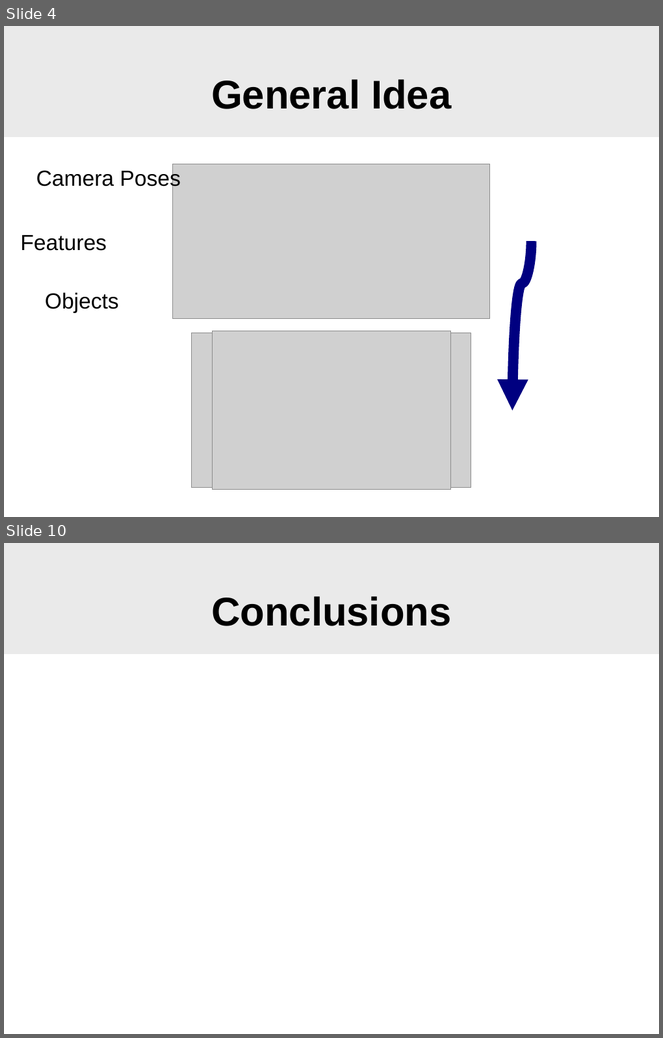
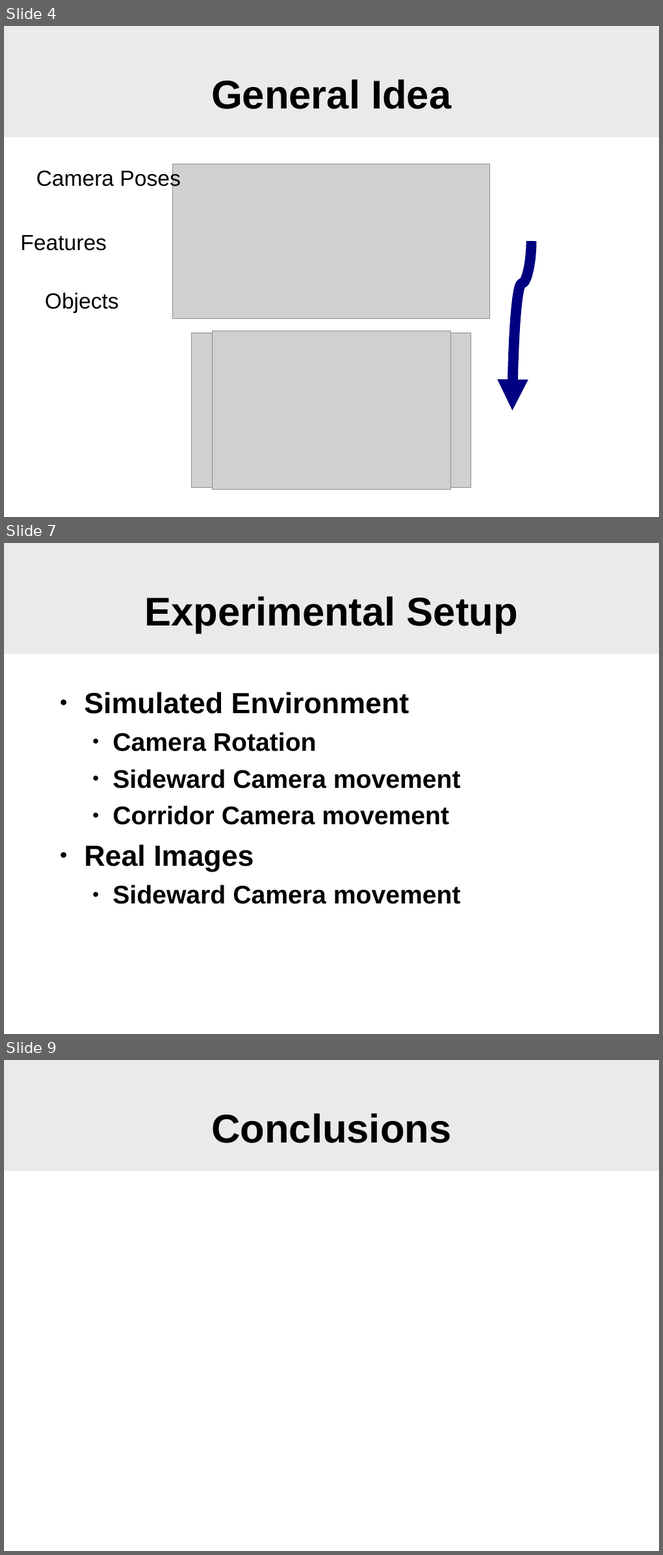
Before and after one commit to SgtPepper123/ICP_3dPhoto, a slide deck: slam/WhyFilter.odp. Shown one above the other, each under a label of ours: slides 4 and 10 before the commit, slides 4, 7 and 9 after it; the slides between them are not shown. The pictures are 663x1038 and 663x1555 pixels, drawn with LibreOffice and Linux fonts; fonts in the diff are those of the drawing; grey boxes stand for pictures; background and template pictures are left out. Boxes give left, top, right and bottom in pixels: in the first picture for what was removed or moved away, otherwise in the second. Text is boxed around its words. In the diff, an @@ line names an element or a change of style, - is before the commit and + after.

```diff
--- a/slam/WhyFilter.odp
+++ b/slam/WhyFilter.odp
@@ slide 7 added at [4, 543, 659, 1034], background #FFFFFF; not listed: 1 template element that a slide beside it also shows @@
@@ title added at [144, 596, 518, 633], 44 pt, text #000000, bold @@
+Experimental Setup
@@ text added at [84, 692, 461, 904], 28 pt, text #000000, bold @@
+● Simulated Environment
+  ● Camera Rotation
+  ● Sideward Camera movement
+  ● Corridor Camera movement
+● Real Images
+  ● Sideward Camera movement
@@ what was slide 10 is now slide 9 @@
```
Also in this commit, not shown: 2 slides changed, 1 other slide added, 3 slides removed.
